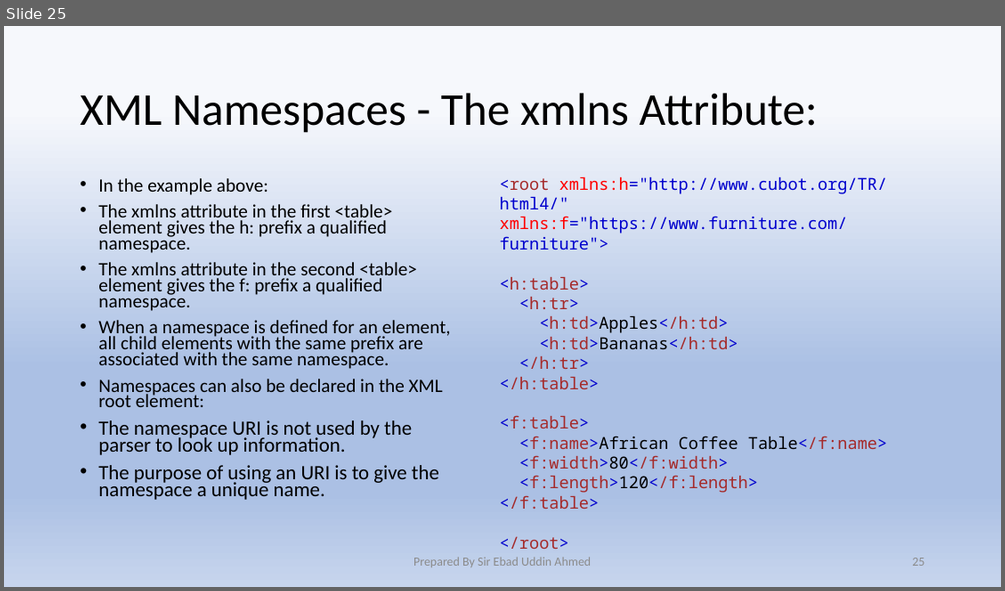
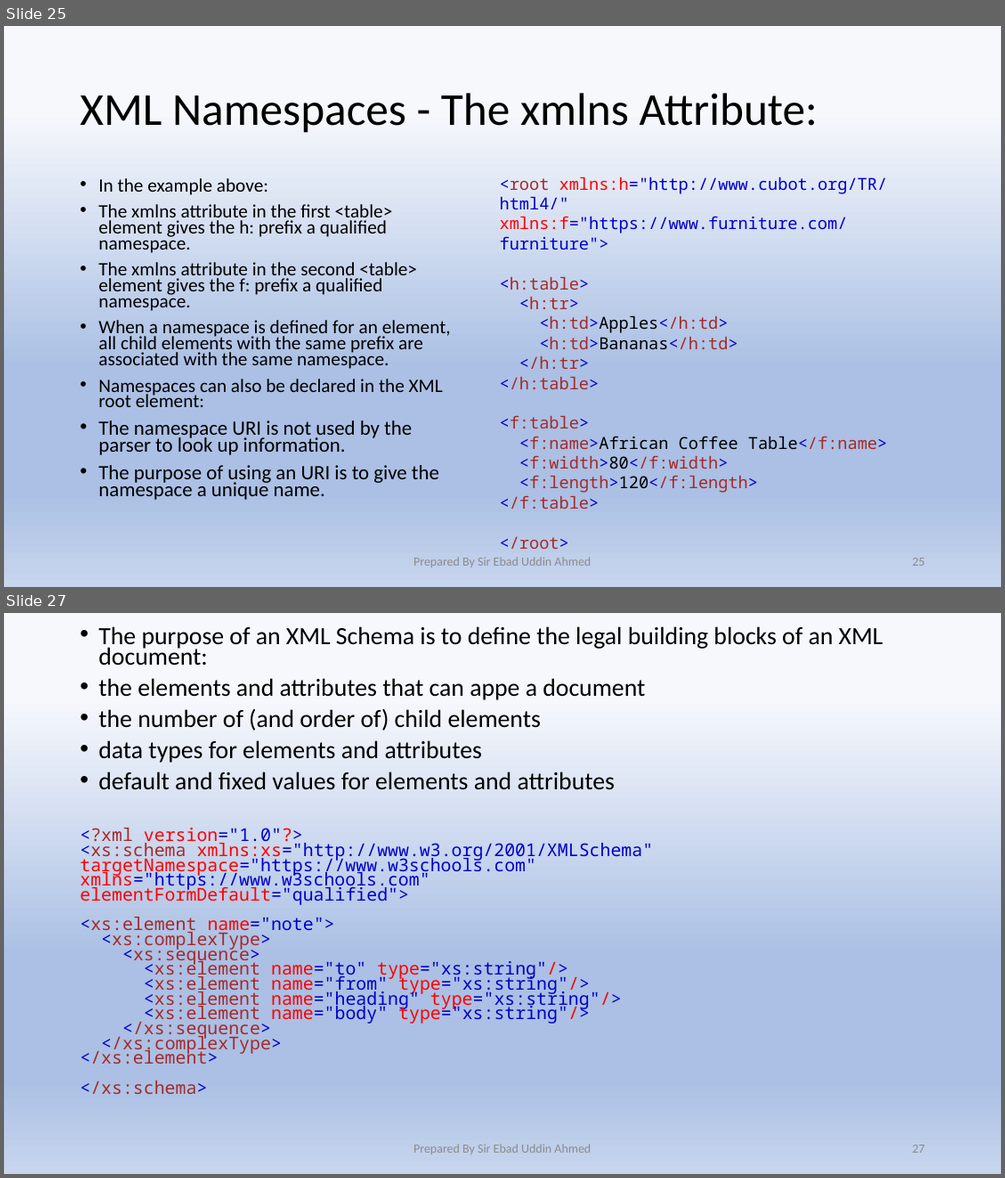
Before and after one commit to Ebad-uddin/Documentation, a slide deck: XML.pptx. Shown one above the other, each under a label of ours: slide 25 before the commit, slides 25 and 27 after it; the slides between them are not shown. The pictures are 1005x591 and 1005x1178 pixels, drawn with LibreOffice and Linux fonts; fonts in the diff are those of the drawing. Boxes give left, top, right and bottom in pixels: in the first picture for what was removed or moved away, otherwise in the second. Text is boxed around its words. In the diff, an @@ line names an element or a change of style, - is before the commit and + after.

```diff
--- a/XML.pptx
+++ b/XML.pptx
@@ slide 27 added at (x1=4, y1=613, x2=1001, y2=1174), background gradient #F6F8FC to #ABC0E4 to #C7D5ED @@
@@ text added at (x1=80, y1=626, x2=883, y2=1094), 17 pt, text #000000 @@
+• The purpose of an XML Schema is to define the legal building blocks of an XML document:
+• the elements and attributes that can appe a document
+• the number of (and order of) child elements
+• data types for elements and attributes
+• default and fixed values for elements and attributes
+<?xml version="1.0"?>
+<xs:schema xmlns:xs="http://www.w3.org/2001/XMLSchema"
+targetNamespace="https://www.w3schools.com"
+xmlns="https://www.w3schools.com"
+elementFormDefault="qualified">
+<xs:element name="note">
+<xs:complexType>
+<xs:sequence>
+<xs:element name="to" type="xs:string"/>
+<xs:element name="from" type="xs:string"/>
+<xs:element name="heading" type="xs:string"/>
+<xs:element name="body" type="xs:string"/>
+</xs:sequence>
+</xs:complexType>
+</xs:element>
+</xs:schema>
@@ text added at (x1=413, y1=1143, x2=591, y2=1154), 12 pt, text #8C8C8C @@
+Prepared By Sir Ebad Uddin Ahmed
@@ page number added at (x1=912, y1=1144, x2=924, y2=1152), 12 pt, text #8C8C8C @@
+27
```
Also in this commit, not shown: 2 slides changed, 4 other slides added.
